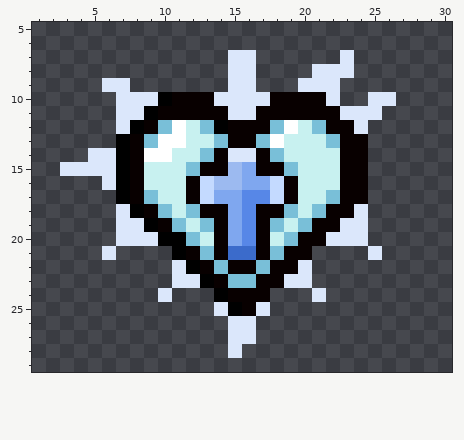
Two states of a pixel-art sprite, resources/gfx/items/trinkets/mastema_mantledheart.png. Above is the file before it was changed.
The file is 32x32 pixels. Shown: x 1..30, y 5..29.
Once edited:
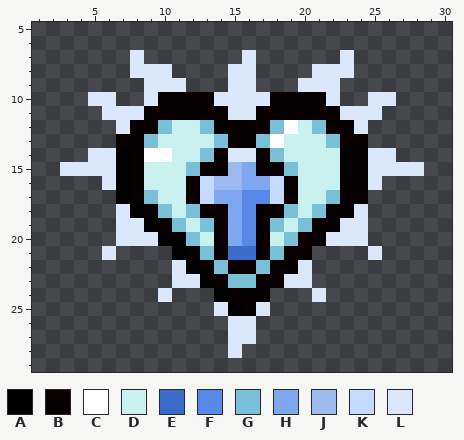
Palette (. is transparent): A #000000  B #080000  C #ffffff  D #c8f1f0  E #3b6bcb  F #5787e7  G #79bfd8  H #7fa7ef  J #9cbaf0  K #c4daff  L #dbe7fb
From old to new:
Colour A becomes colour B in row 10 at x 10; in row 11 at x 9; in row 12 at x 8; in row 13 at x 7.
Colour C becomes colour D in row 12 at x 11; in row 13 at x 10 to 11.
The author put colour L in row 7 at x 8; in row 8 at x 8 to 10; in row 9 at x 9 to 11; in row 10 at x 5 to 6; in row 11 at x 6; in row 14 at x 25 to 26.
The author put colour L in row 15 at x 25 to 28; in row 16 at x 25.
Colour L is removed in row 7 at x 15; in row 9 at x 6 to 7; in row 10 at x 7 to 8.
Where, in picture pixels (left, top, right, bottom), the same in both pictures:
changed: (88, 50, 242, 148)
added: (368, 148, 424, 190)
